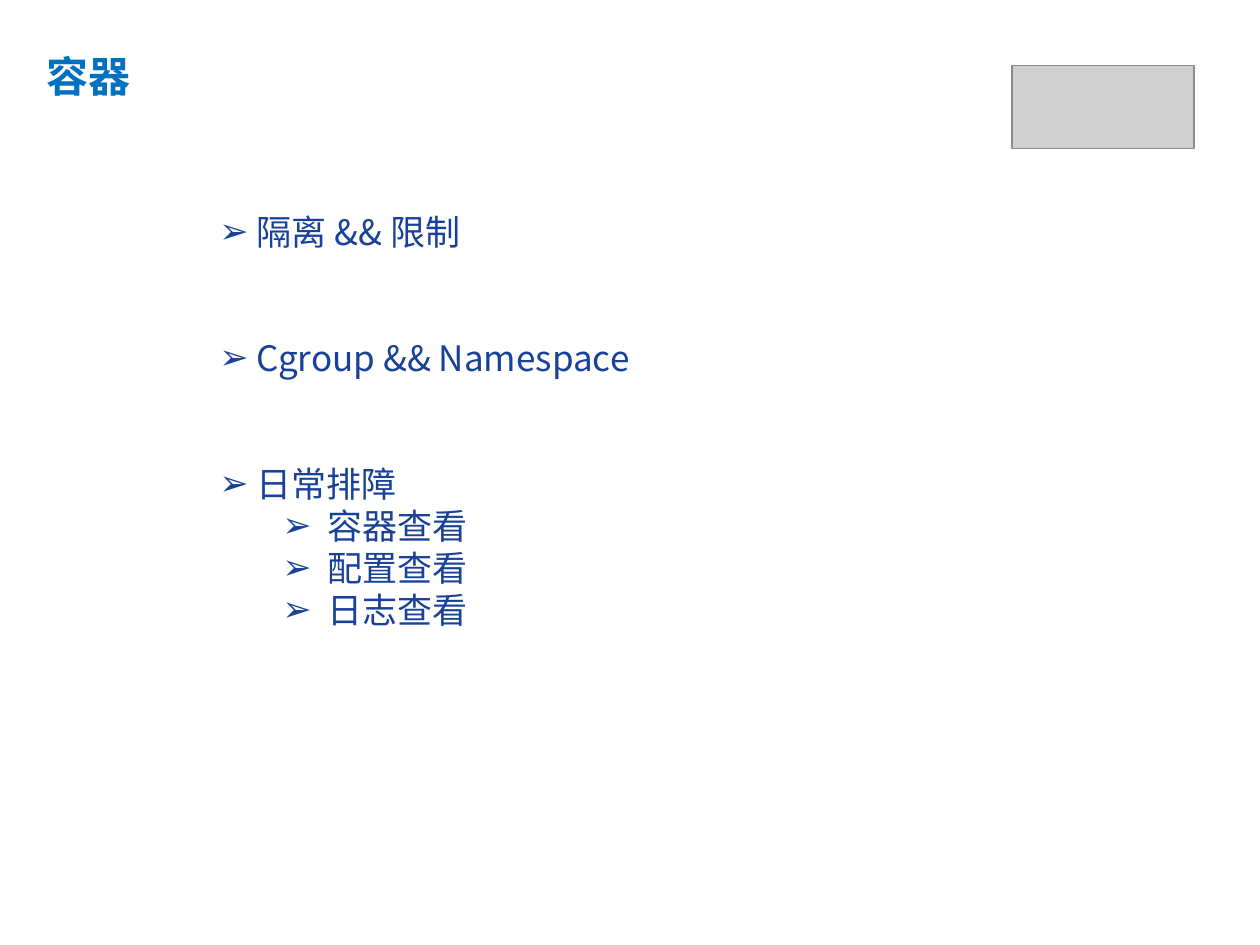
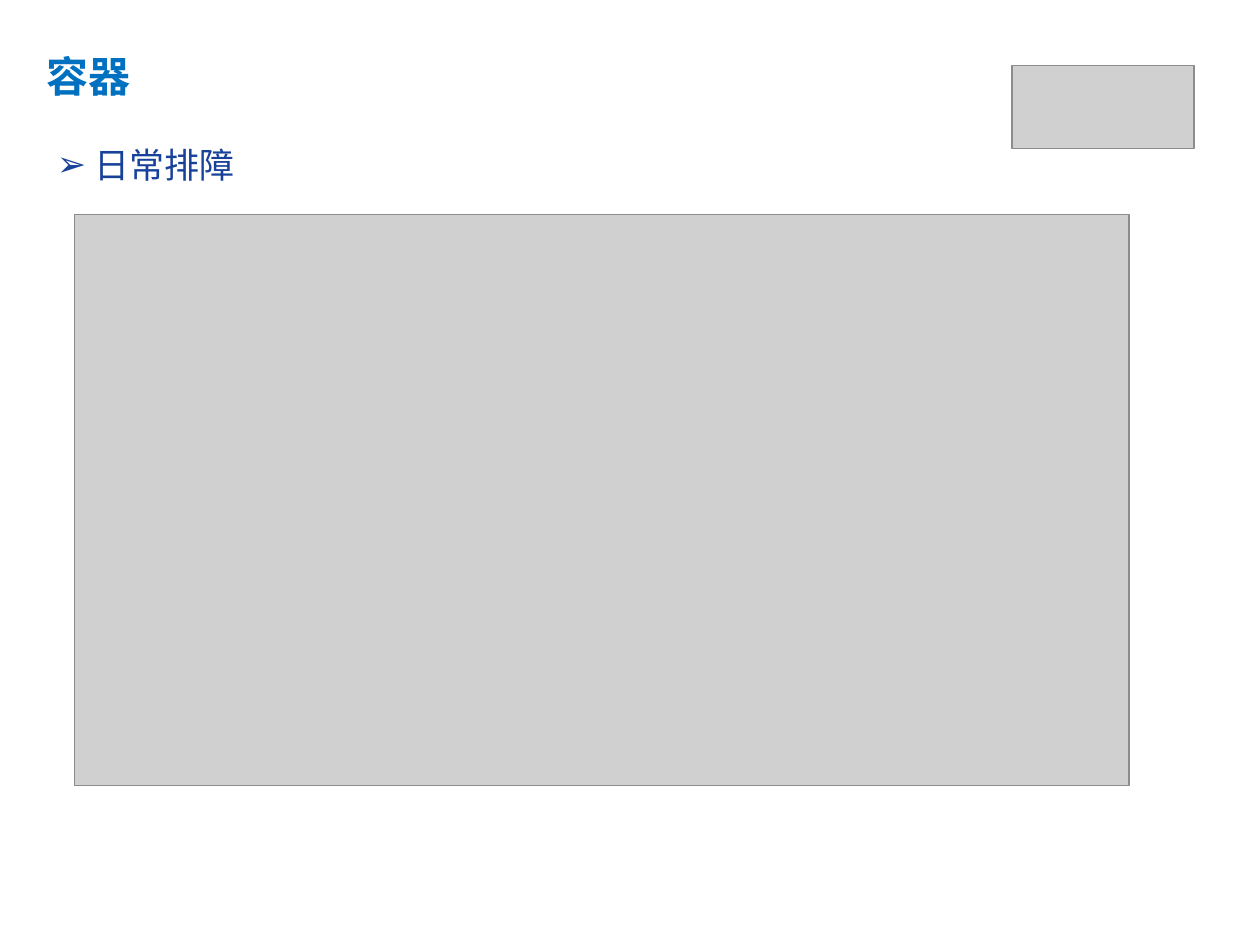
Before and after one commit to yubowen0525/k8s_from_basic_to_advanced, a slide deck: slide 12 of lession1/kubernetes第一课.pptx (slide 8 before the commit). Drawn at 1260x945 pixels with LibreOffice and Linux fonts; fonts in the diff are those of the drawing; grey boxes stand for pictures. Boxes give left, top, right and bottom in pixels: in the first picture for what was removed or moved away, otherwise in the second. Text is boxed around its words. In the diff, an @@ line names an element or a change of style, - is before the commit and + after.

```diff
--- a/lession1/kubernetes第一课.pptx
+++ b/lession1/kubernetes第一课.pptx
@@ text "日常排障": place and size @@
-text "日常排障" at (257, 215, 630, 626)
+text "日常排障" at (94, 148, 234, 181)
@@ picture added at (74, 214, 1129, 785) @@
@@ text at (257, 215, 630, 380): paragraphs removed @@
-➢ 隔离 && 限制
-➢ Cgroup && Namespace
@@ text at (327, 509, 467, 626): paragraphs removed @@
-  ➢ 容器查看
-  ➢ 配置查看
-  ➢ 日志查看
```
Also in this commit, not shown: 4 other slides changed, 4 slides added, 10 other files.
